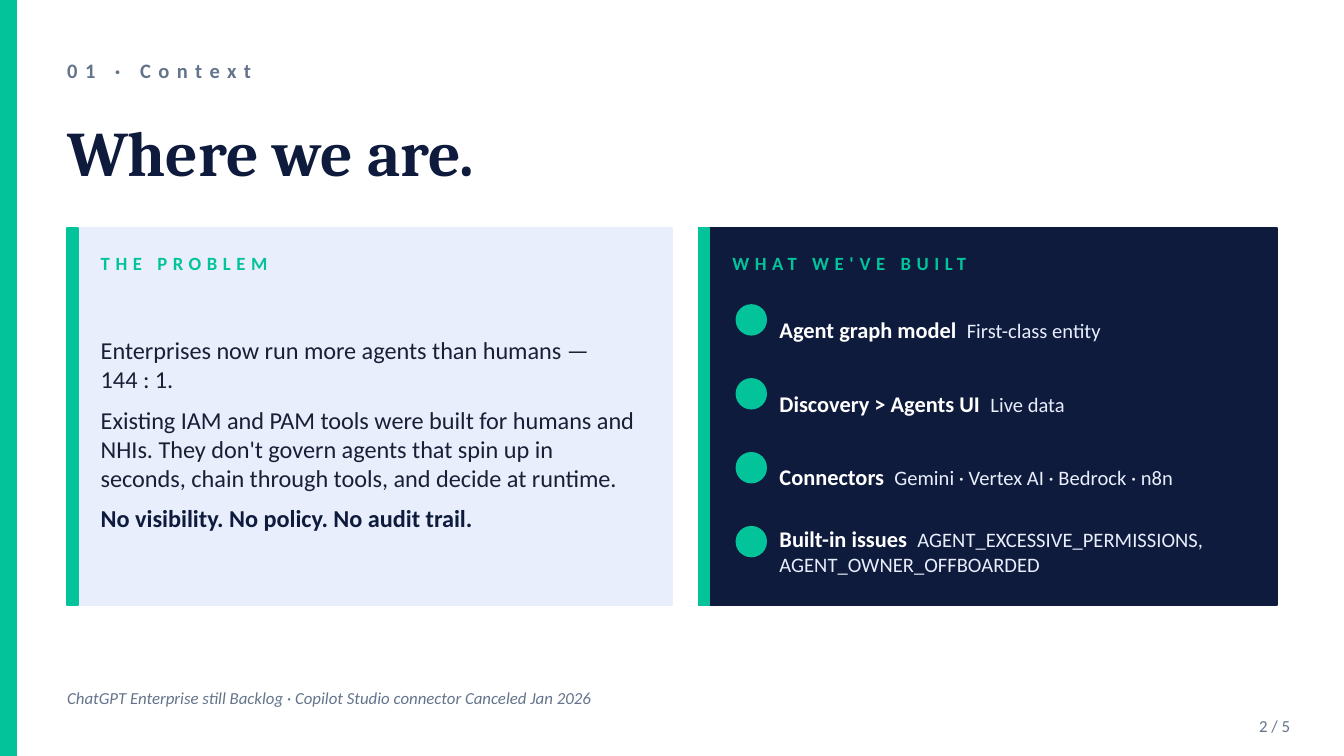
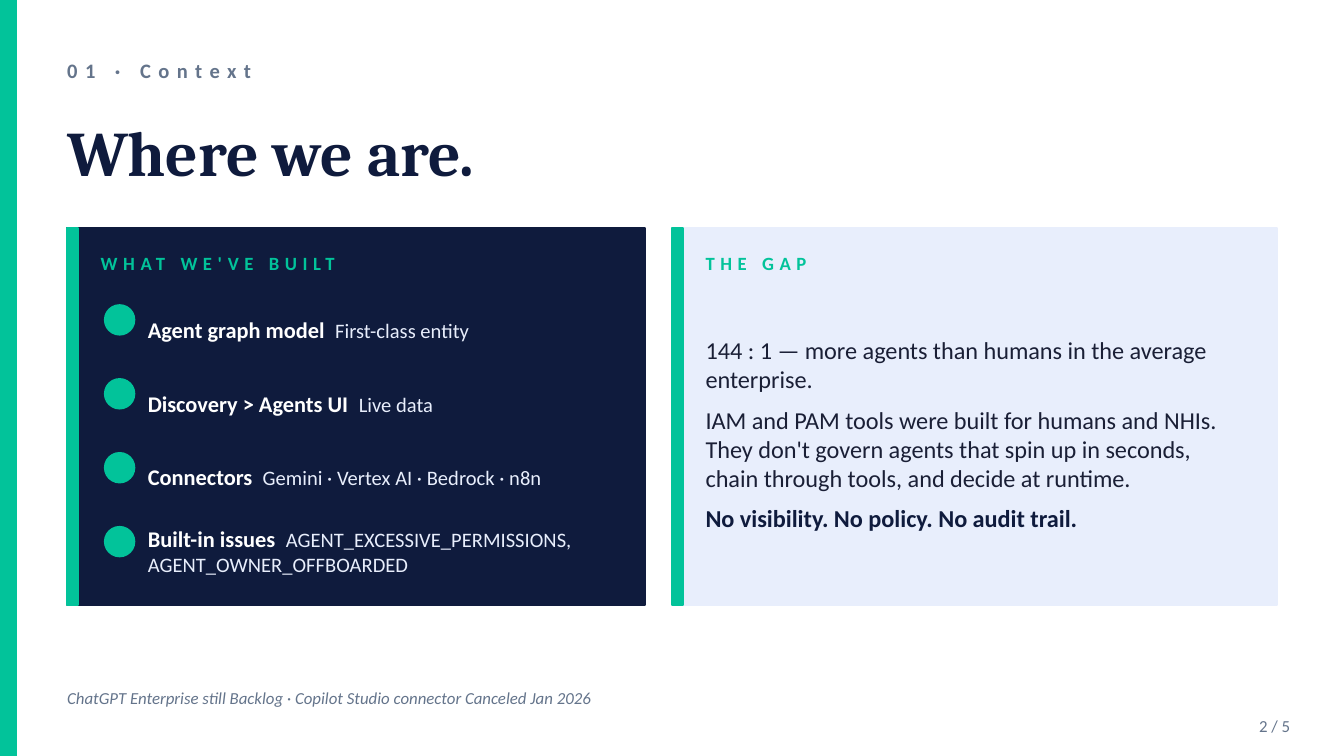
Before and after one commit to Lorch19/ol-linx-agent, a slide deck: slide 2 of artifacts/eng-prekickoff-2026-04-27.pptx. Drawn at 1344x756 pixels with LibreOffice and Linux fonts; fonts in the diff are those of the drawing. Boxes give left, top, right and bottom in pixels: in the first picture for what was removed or moved away, otherwise in the second. Text is boxed around its words. In the diff, an @@ line names an element or a change of style, - is before the commit and + after.

```diff
--- a/artifacts/eng-prekickoff-2026-04-27.pptx
+++ b/artifacts/eng-prekickoff-2026-04-27.pptx
@@ rectangle: place and size @@
-rectangle at (67, 228, 672, 605)
+rectangle at (67, 228, 645, 605)
@@ rectangle at (67, 228, 645, 605): fill #E8EEFC to #0F1B3D; outline #E8EEFC 1 pt to #0F1B3D 1 pt @@
@@ rectangle: place and size @@
-rectangle at (699, 228, 710, 605)
+rectangle at (672, 228, 683, 605)
@@ rectangle: place and size @@
-rectangle at (699, 228, 1277, 605)
+rectangle at (672, 228, 1277, 605)
@@ rectangle at (672, 228, 1277, 605): fill #0F1B3D to #E8EEFC; outline #0F1B3D 1 pt to #E8EEFC 1 pt @@
@@ text at (101, 257, 267, 270): text changed @@
-THE PROBLEM
+WHAT WE'VE BUILT
@@ text at (706, 257, 806, 270): text changed @@
-WHAT WE'VE BUILT
+THE GAP
@@ text "144 : 1 — more ...": place and size @@
-text "144 : 1 — more ..." at (101, 342, 634, 531)
+text "144 : 1 — more ..." at (706, 342, 1216, 531)
@@ ellipse: place and size @@
-ellipse at (737, 453, 766, 482)
+ellipse at (105, 305, 134, 335)
@@ text at (706, 342, 1216, 491): text changed @@
-Enterprises now run more agents than humans — 144 : 1.
-Existing IAM and PAM tools were built for humans and NHIs. They don't govern agents that spin up in seconds, chain through tools, and decide at runtime.
+144 : 1 — more agents than humans in the average enterprise.
+IAM and PAM tools were built for humans and NHIs. They don't govern agents that spin up in seconds, chain through tools, and decide at runtime.
@@ ellipse: place and size @@
-ellipse at (737, 527, 766, 556)
+ellipse at (105, 379, 134, 409)
@@ ellipse: place and size @@
-ellipse at (737, 305, 766, 335)
+ellipse at (105, 453, 134, 482)
@@ ellipse: place and size @@
-ellipse at (737, 379, 766, 409)
+ellipse at (105, 527, 134, 556)
@@ 4 texts: place and size @@
-4 texts at (779, 322, 1203, 575)
+4 texts at (148, 322, 572, 575)
```
Also in this commit, not shown: 2 other slides changed, 1 other file.
